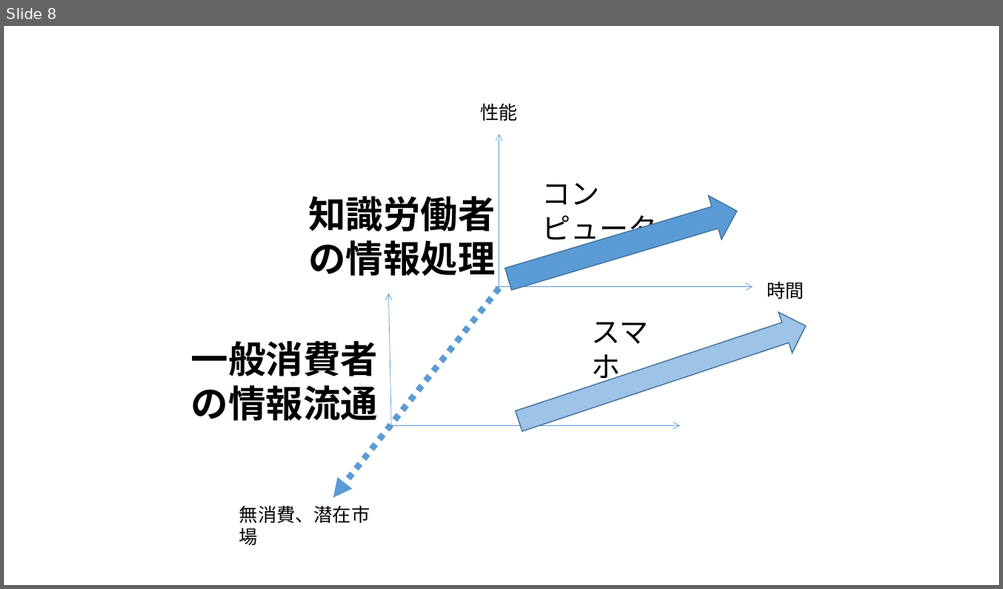
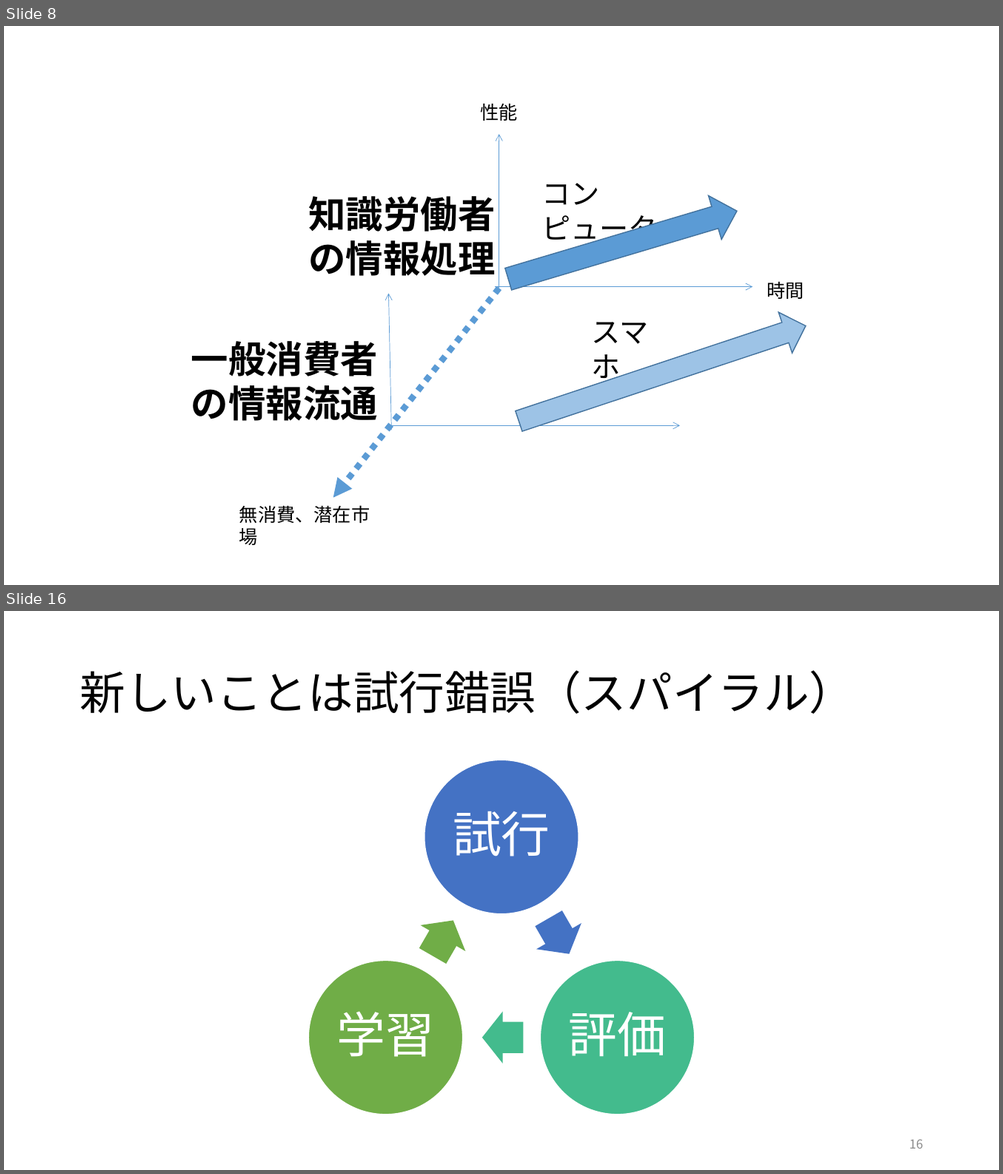
Before and after one commit to satoyoshiharu/innovation_design, a slide deck: figures.pptx. Shown one above the other, each under a label of ours: slide 8 before the commit, slides 8 and 16 after it; the slides between them are not shown. The pictures are 1003x589 and 1003x1174 pixels, drawn with LibreOffice and Linux fonts; fonts in the diff are those of the drawing. Boxes give left, top, right and bottom in pixels: in the first picture for what was removed or moved away, otherwise in the second. Text is boxed around its words. In the diff, an @@ line names an element or a change of style, - is before the commit and + after.

```diff
--- a/figures.pptx
+++ b/figures.pptx
@@ slide 16 added at (x1=4, y1=611, x2=999, y2=1170), background #FFFFFF @@
@@ title added at (x1=79, y1=670, x2=854, y2=714), 44 pt, text #000000 @@
+新しいことは試行錯誤（スパイラル）
@@ group added at (x1=308, y1=760, x2=695, y2=1116): 3 ellipses, 3 texts, 3 right arrows @@
+試行
+評価
+学習
@@ page number added at (x1=909, y1=1139, x2=923, y2=1149), 12 pt, text #8C8C8C @@
+16
```
Also in this commit, not shown: 1 slide changed, 14 other slides added.
